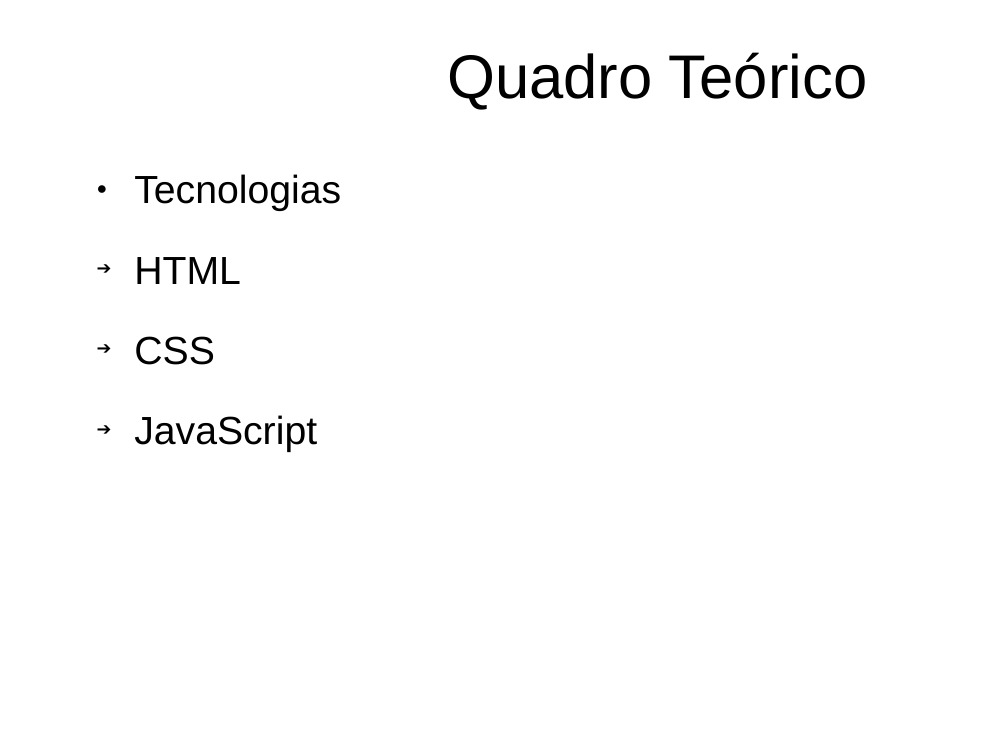
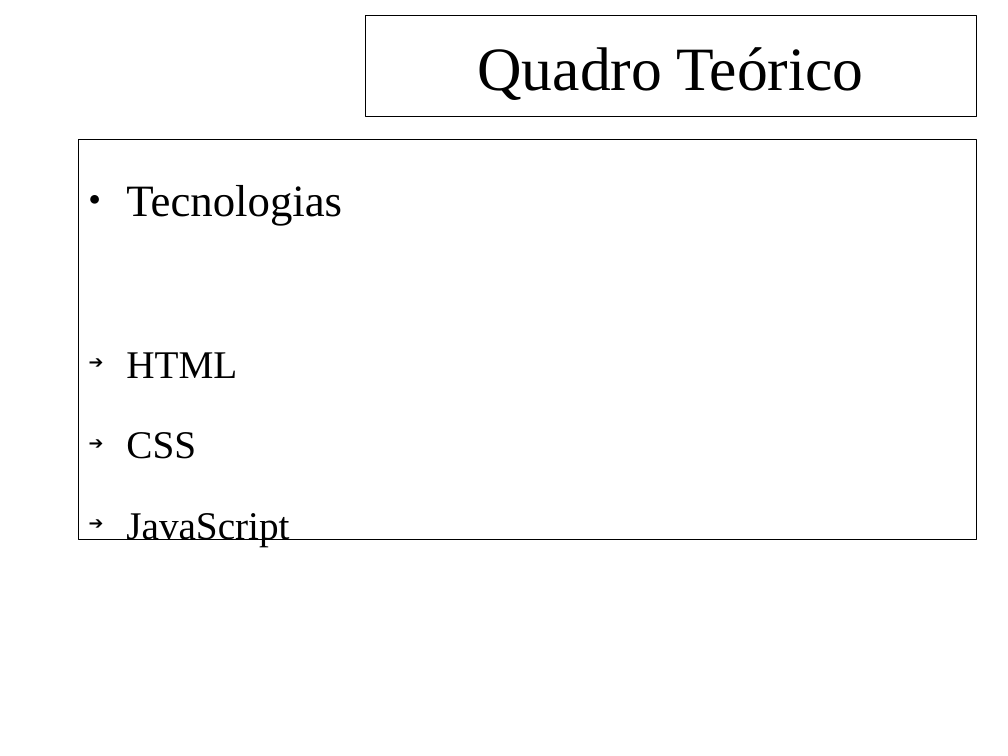
Before and after one commit to feliperodriguesprado/tcc_repository, a slide deck: slide 9 of documents/life_cycle/qualificacao/qualificacao_slides.odp. Drawn at 1008x756 pixels with LibreOffice and Linux fonts; fonts in the diff are those of the drawing; background and template pictures are left out. Boxes give left, top, right and bottom in pixels: in the first picture for what was removed or moved away, otherwise in the second. Text is boxed around its words. In the diff, an @@ line names an element or a change of style, - is before the commit and + after.

```diff
--- a/documents/life_cycle/qualificacao/qualificacao_slides.odp
+++ b/documents/life_cycle/qualificacao/qualificacao_slides.odp
@@ title "Quadro Teórico": place and size @@
-title "Quadro Teórico" at box(447, 52, 868, 110)
+title "Quadro Teórico" at box(365, 16, 977, 117)
@@ title "Quadro Teórico" at box(365, 16, 977, 117): font Arial to Times New Roman; outline none to #000000 0.74 pt @@
@@ rectangle "Tecnologias": place and size @@
-rectangle "Tecnologias" at box(87, 136, 965, 412)
+rectangle "Tecnologias" at box(79, 140, 976, 540)
@@ rectangle "Tecnologias" at box(79, 140, 976, 540): size 28 to 32 pt in "Tecnologias"; font Arial to Times New Roman; outline #FFFFFF 0.74 pt to #000000 0.74 pt @@
```
Also in this commit, not shown: 13 other slides changed, 1 slide added, 1 slide removed, 1 other file.
